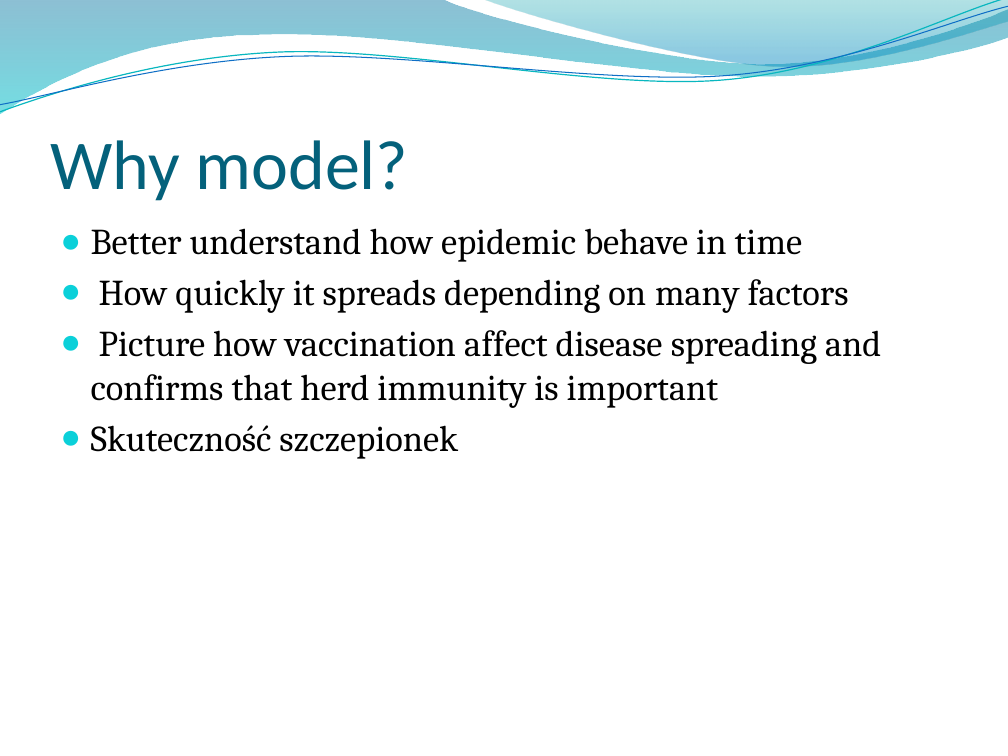
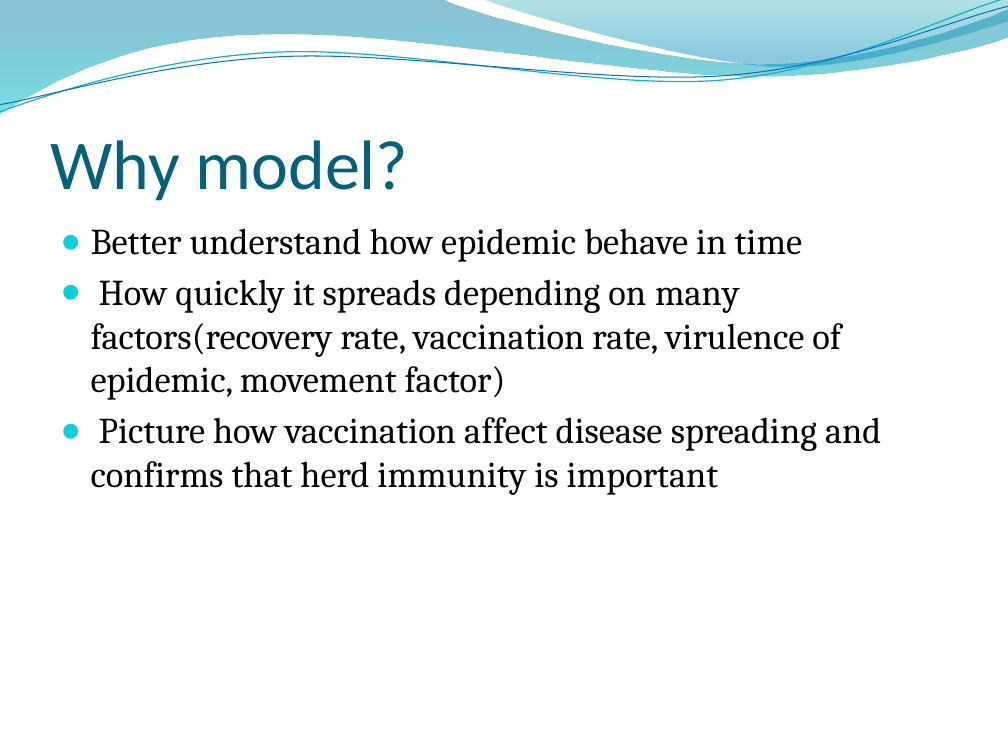
Before and after one commit to Dylek/AgentProject, a slide deck: slide 3 of doku/Presentation.pptx. Drawn at 1008x756 pixels with LibreOffice and Linux fonts; fonts in the diff are those of the drawing; background and template pictures are left out. Boxes give left, top, right and bottom in pixels: in the first picture for what was removed or moved away, otherwise in the second. Text is boxed around its words. In the diff, an @@ line names an element or a change of style, - is before the commit and + after.

```diff
--- a/doku/Presentation.pptx
+++ b/doku/Presentation.pptx
@@ text at [91, 279, 841, 400]: text changed @@
-● How quickly it spreads depending on many factors
+● How quickly it spreads depending on many factors(recovery rate, vaccination rate, virulence of epidemic, movement factor)
@@ text at [91, 425, 458, 459]: paragraph removed @@
-● Skuteczność szczepionek
```
Also in this commit, not shown: 1 other slide changed, 5 slides added, 18 other files.
